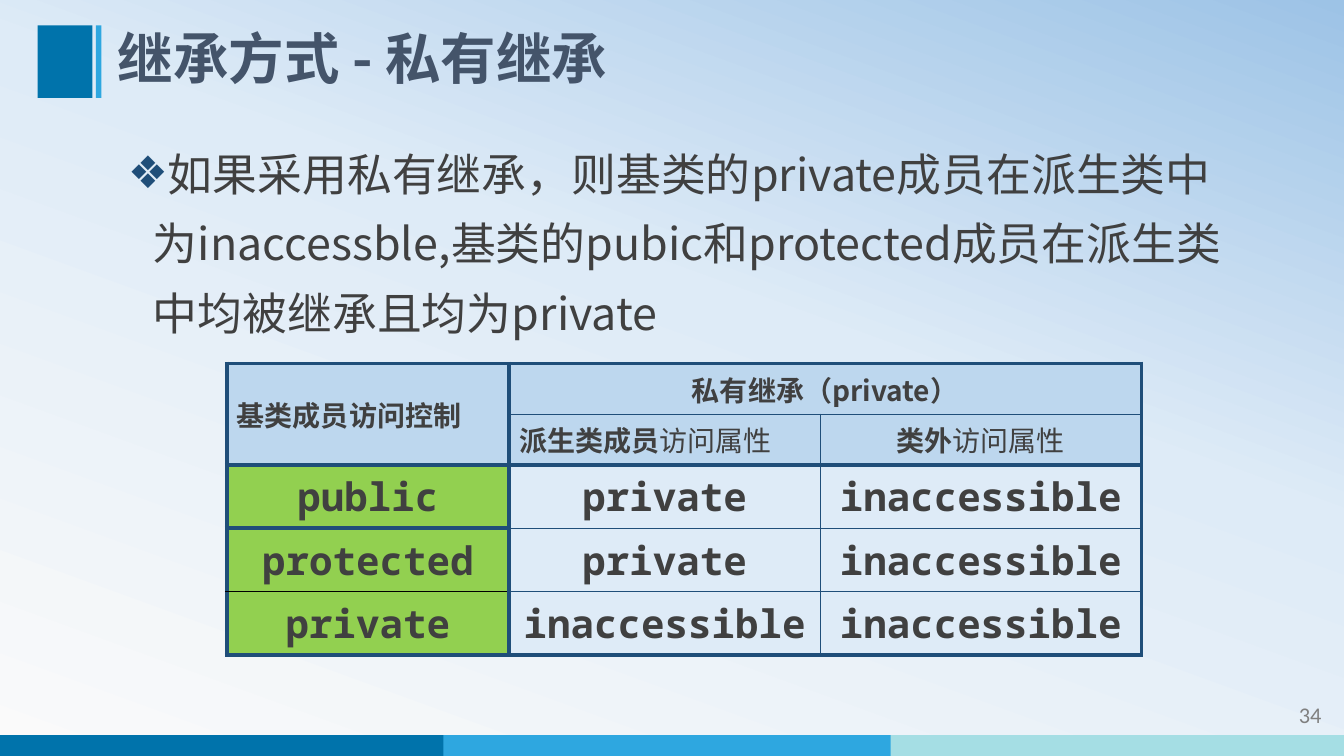
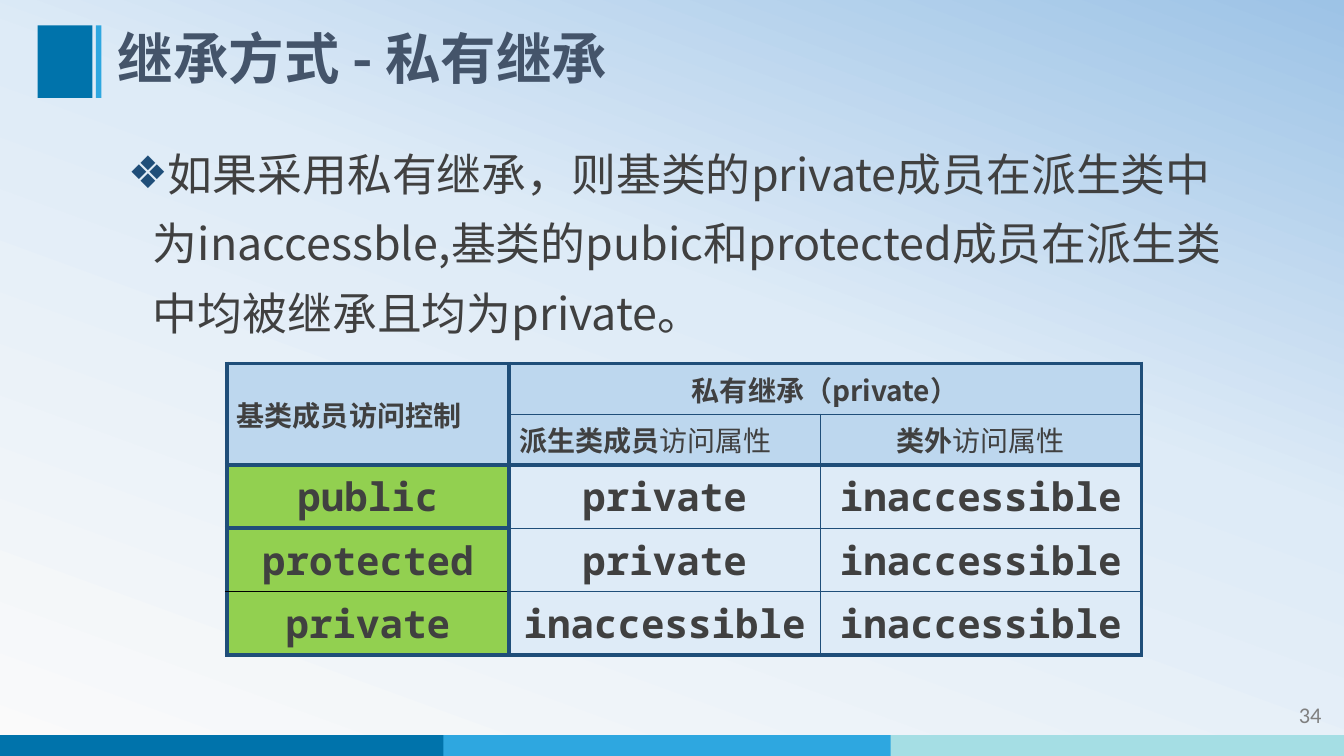
Before and after one commit to edu2act/course-cpp, a slide deck: slide 35 of materials/slides/ch05-inherit-1.pptx. Drawn at 1344x756 pixels with LibreOffice and Linux fonts; fonts in the diff are those of the drawing. Boxes give left, top, right and bottom in pixels: in the first picture for what was removed or moved away, otherwise in the second. Text is boxed around its words. In the diff, an @@ line names an element or a change of style, - is before the commit and + after.

```diff
--- a/materials/slides/ch05-inherit-1.pptx
+++ b/materials/slides/ch05-inherit-1.pptx
@@ text at (153,153,1221,341): text changed @@
-❖ 如果采用私有继承，则基类的private成员在派生类中为inaccessble,基类的pubic和protected成员在派生类中均被继承且均为private
+❖ 如果采用私有继承，则基类的private成员在派生类中为inaccessble,基类的pubic和protected成员在派生类中均被继承且均为private。
```
Also in this commit, not shown: 4 other slides changed, 26 other files.
